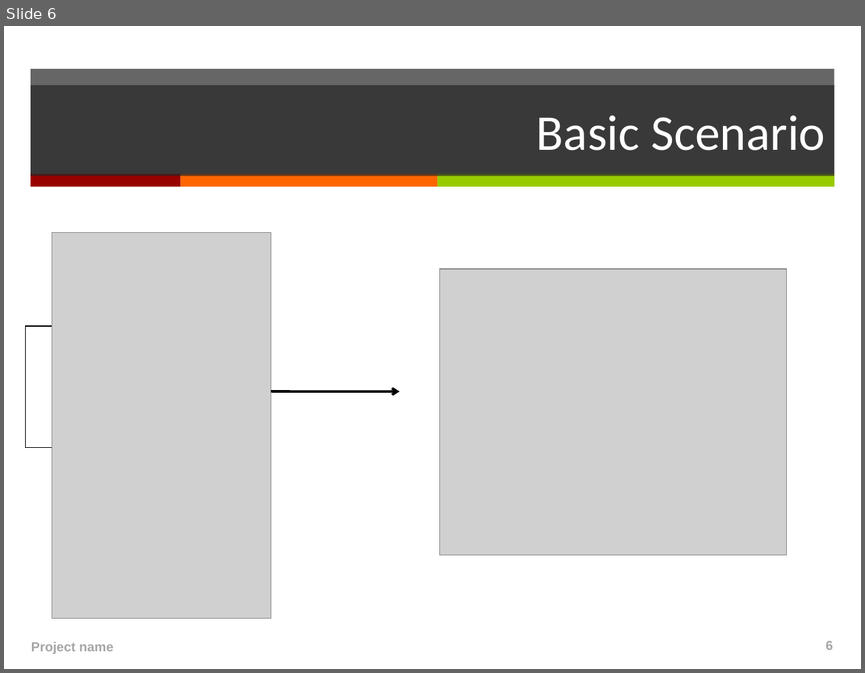
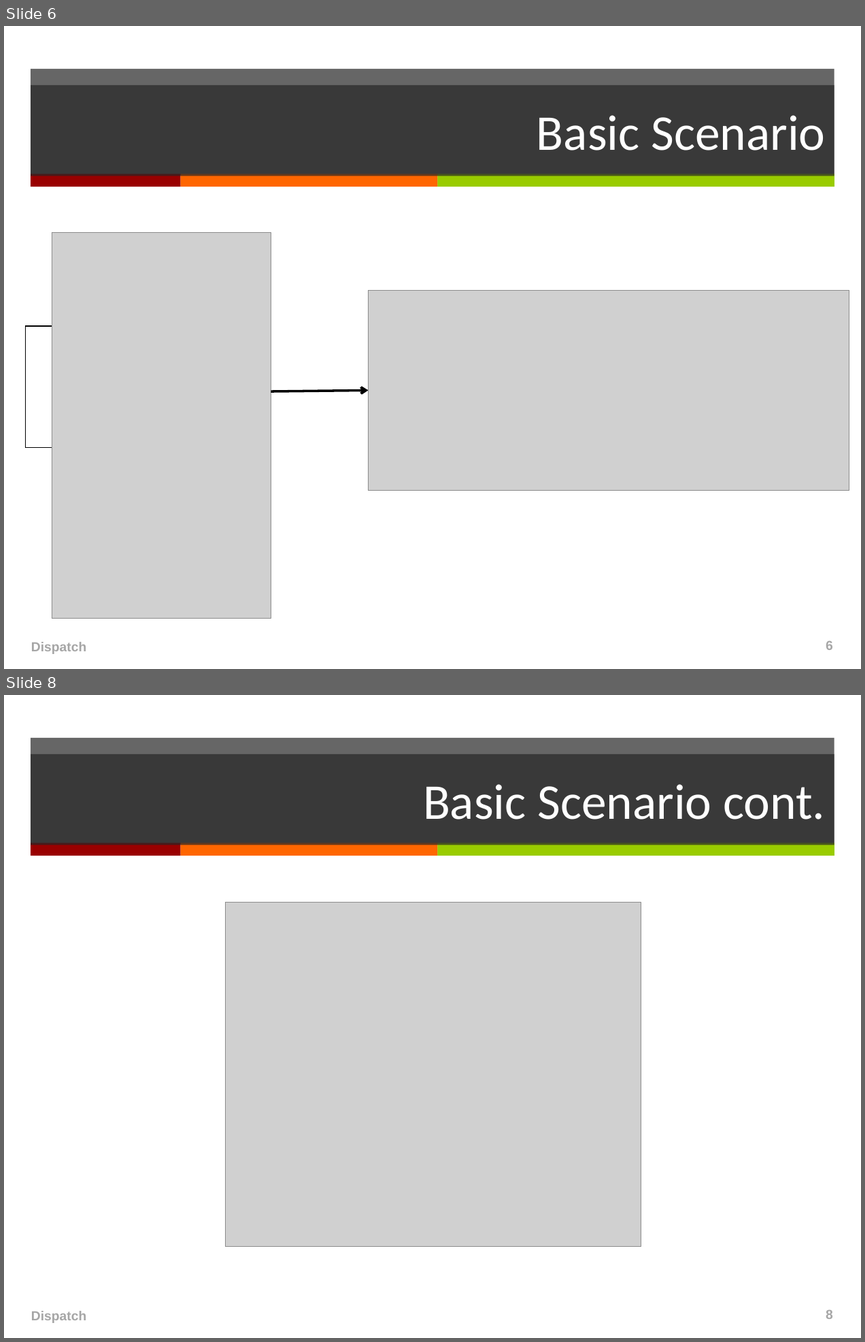
Before and after one commit to japacible/milk-banking-dispatch, a slide deck: presentations/presentation-draft-due-3-6.ppt. Shown one above the other, each under a label of ours: slide 6 before the commit, slides 6 and 8 after it; the slides between them are not shown. The pictures are 865x673 and 865x1342 pixels, drawn with LibreOffice and Linux fonts; fonts in the diff are those of the drawing; grey boxes stand for pictures. Boxes give left, top, right and bottom in pixels: in the first picture for what was removed or moved away, otherwise in the second. Text is boxed around its words. In the diff, an @@ line names an element or a change of style, - is before the commit and + after.

```diff
--- a/presentations/presentation-draft-due-3-6.ppt
+++ b/presentations/presentation-draft-due-3-6.ppt
@@ slide 8 added at (4,695,861,1338), background #FFFFFF; not listed: 4 template elements that a slide beside it also shows @@
@@ title added at (31,754,834,845), fill #262626 at 70% opacity, 42 pt, text #FFFFFF @@
+Basic Scenario cont.
@@ picture added at (225,902,640,1246) @@
@@ text added at (31,1310,86,1323), 11 pt, text #A6A6A6, bold @@
+Dispatch
@@ page number added at (825,1310,833,1319), 11 pt, text #A6A6A6, bold @@
+8
@@ slide 6 changed as well @@
@@ picture: place and size @@
-picture at (439,269,786,554)
+picture at (368,290,849,490)
@@ arrow moved from (271, 391) - (400, 391) to (271, 391) - (368, 390) @@
@@ text at (31,641,86,654): text changed @@
-Project name
+Dispatch
```
Also in this commit, not shown: 6 other slides changed, 2 other slides added, 3 slides removed, 2 other files.
